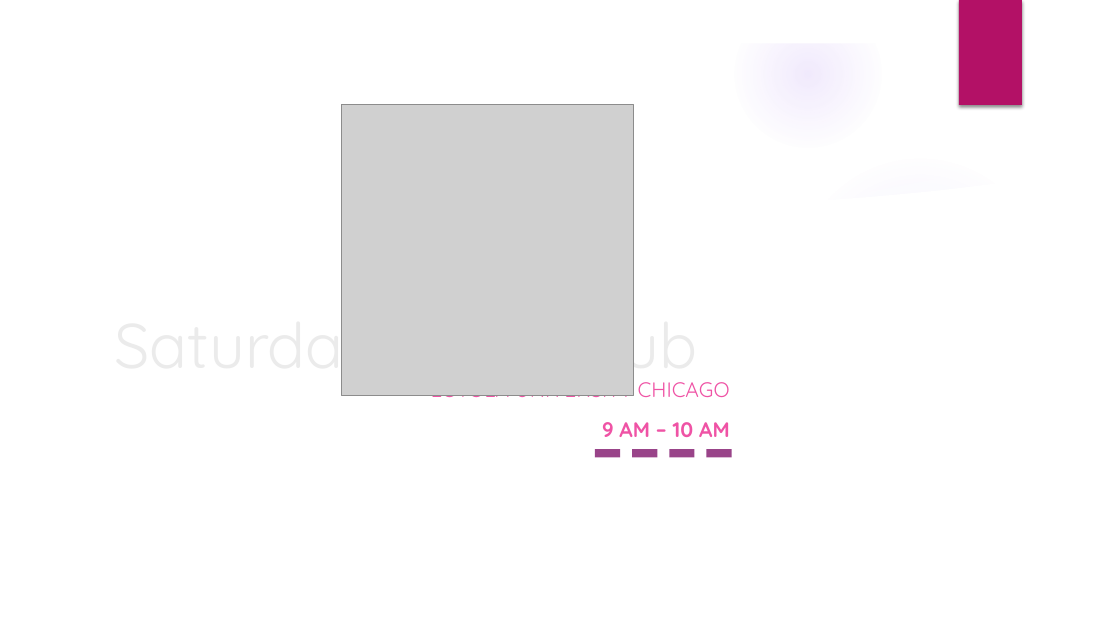
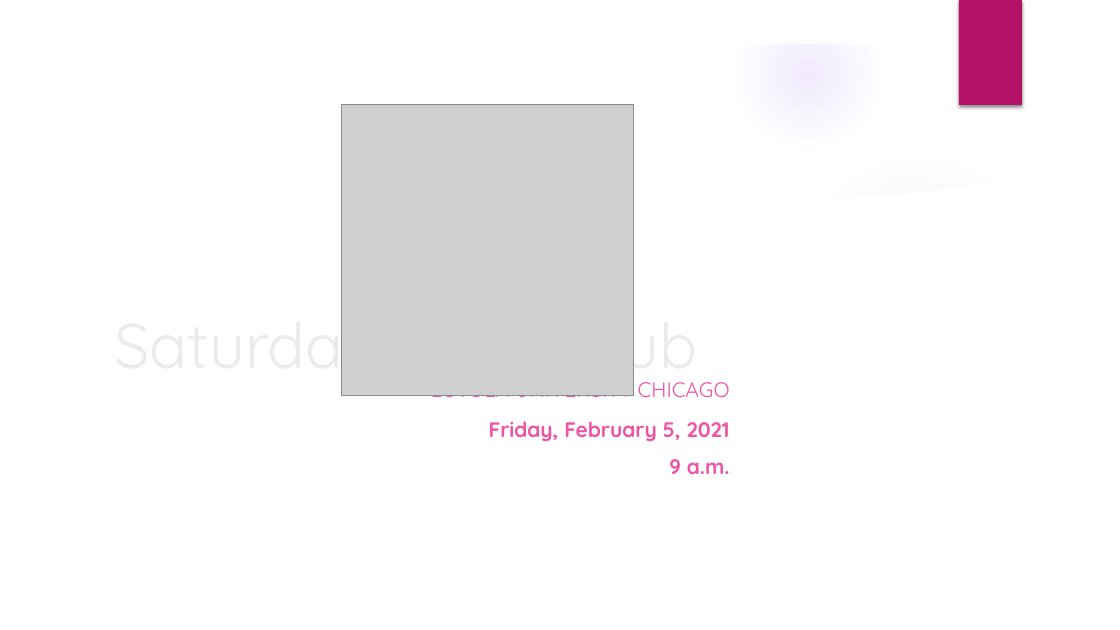
Before and after one commit to lgreco/SaturdayJavaClub, a slide deck: slide 1 of MS Office Files/opening screen.pptx. Drawn at 1120x630 pixels with LibreOffice and Linux fonts; fonts in the diff are those of the drawing; grey boxes stand for pictures; background and template pictures are left out. Boxes give left, top, right and bottom in pixels: in the first picture for what was removed or moved away, otherwise in the second. Text is boxed around its words. In the diff, an @@ line names an element or a change of style, - is before the commit and + after.

```diff
--- a/MS Office Files/opening screen.pptx
+++ b/MS Office Files/opening screen.pptx
@@ text at box(489, 421, 730, 474): text changed @@
-9 AM – 10 AM
+Friday, February 5, 2021
+9 a.m.
@@ rectangle removed at box(595, 450, 620, 458) @@
@@ rectangle removed at box(633, 450, 658, 458) @@
@@ rectangle removed at box(670, 450, 695, 458) @@
@@ rectangle removed at box(707, 450, 732, 458) @@
```
Also in this commit, not shown: 1 other slide changed, 4 slides removed, 4 other files.
